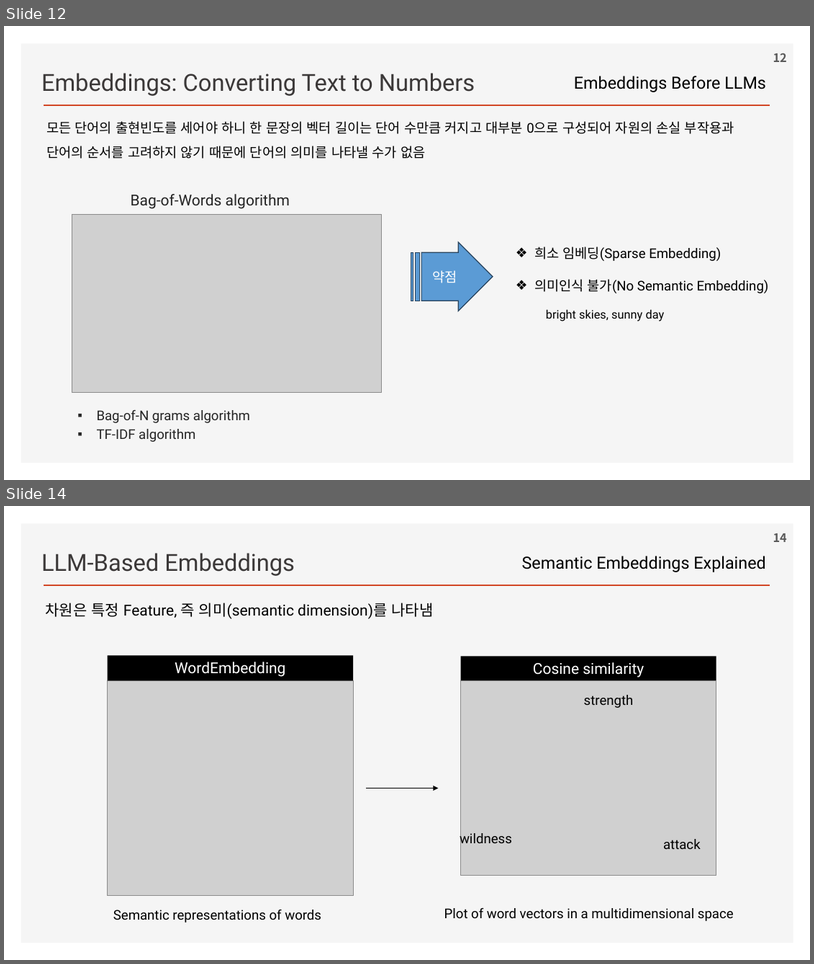
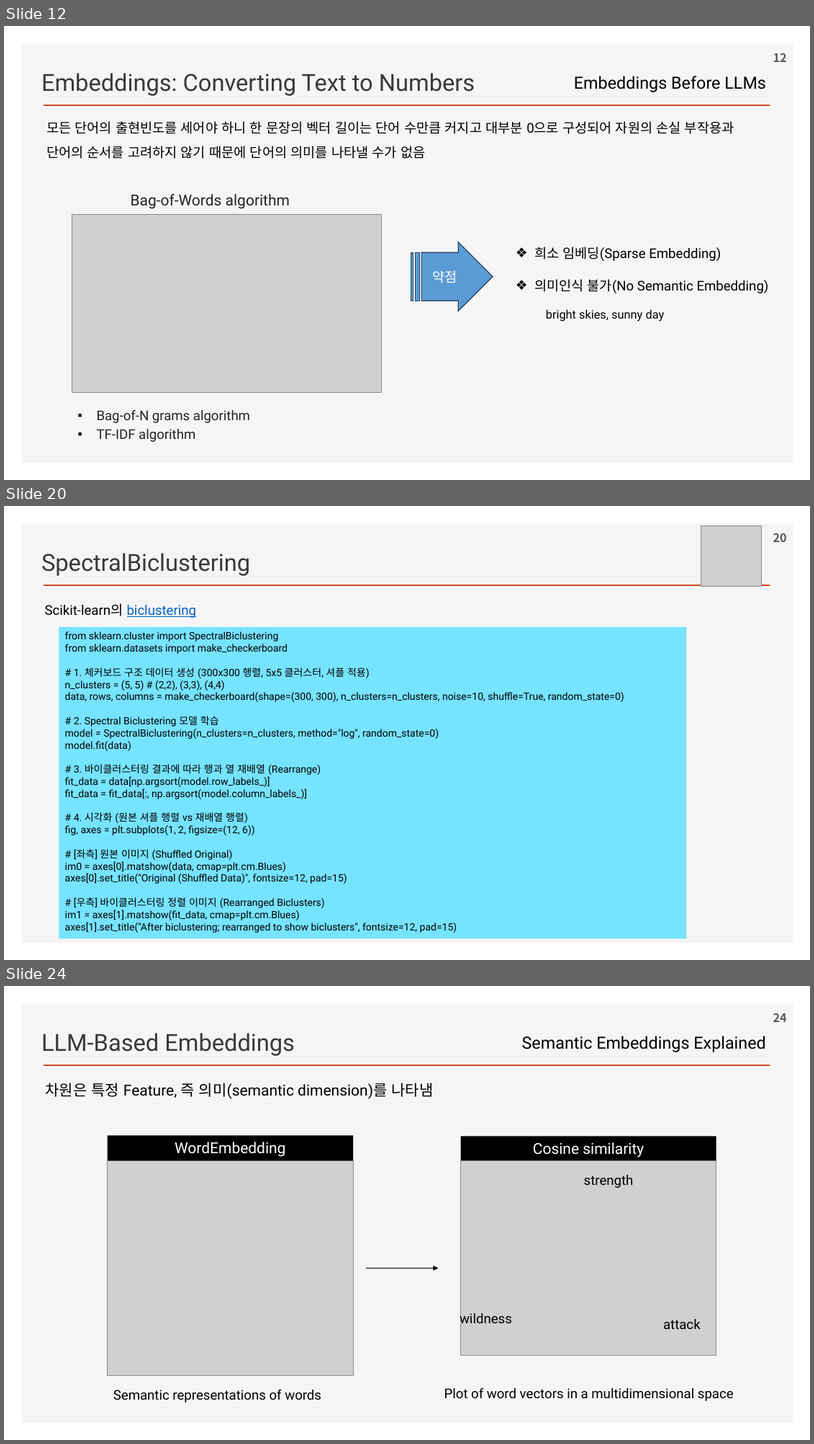
Before and after one commit to ancestor9/2026_Fall_Learning-Langchain-AI-Agent, a slide deck: ppts/CHAPTER 2 RAG Part I_Indexing Your Data.pptx. Shown one above the other, each under a label of ours: slides 12 and 14 before the commit, slides 12, 20 and 24 after it; the slides between them are not shown. The pictures are 814x964 and 814x1444 pixels, drawn with LibreOffice and Linux fonts; fonts in the diff are those of the drawing; grey boxes stand for pictures; background and template pictures are left out. Boxes give left, top, right and bottom in pixels: in the first picture for what was removed or moved away, otherwise in the second. Text is boxed around its words. In the diff, an @@ line names an element or a change of style, - is before the commit and + after.

```diff
--- a/ppts/CHAPTER 2 RAG Part I_Indexing Your Data.pptx
+++ b/ppts/CHAPTER 2 RAG Part I_Indexing Your Data.pptx
@@ slide 20 added at (x1=4, y1=506, x2=810, y2=960), background #FFFFFF; not listed: 2 template elements that a slide beside it also shows @@
@@ picture added at (x1=701, y1=526, x2=761, y2=587) @@
@@ page number added at (x1=774, y1=533, x2=787, y2=542), 14 pt, text #595959, bold @@
+20
@@ text added at (x1=41, y1=553, x2=250, y2=576), 28 pt, text #3B3838 @@
+SpectralBiclustering
@@ text added at (x1=45, y1=603, x2=197, y2=618), 16 pt, text #000000 @@
+Scikit-learn의 biclustering
@@ rectangle added at (x1=59, y1=627, x2=687, y2=939), fill #76E3FF, 12 pt, text #000000 @@
+from sklearn.cluster import SpectralBiclustering
+from sklearn.datasets import make_checkerboard
+# 1. 체커보드 구조 데이터 생성 (300x300 행렬, 5x5 클러스터, 셔플 적용)
+n_clusters = (5, 5) # (2,2), (3,3), (4,4)
+data, rows, columns = make_checkerboard(shape=(300, 300), n_clusters=n_clusters, noise=10, shuffle=True, random_state=0)
+# 2. Spectral Biclustering 모델 학습
+model = SpectralBiclustering(n_clusters=n_clusters, method="log", random_state=0)
+model.fit(data)
+# 3. 바이클러스터링 결과에 따라 행과 열 재배열 (Rearrange)
+fit_data = data[np.argsort(model.row_labels_)]
+fit_data = fit_data[:, np.argsort(model.column_labels_)]
+# 4. 시각화 (원본 셔플 행렬 vs 재배열 행렬)
+fig, axes = plt.subplots(1, 2, figsize=(12, 6))
+# [좌측] 원본 이미지 (Shuffled Original)
+im0 = axes[0].matshow(data, cmap=plt.cm.Blues)
+axes[0].set_title("Original (Shuffled Data)", fontsize=12, pad=15)
+# [우측] 바이클러스터링 정렬 이미지 (Rearranged Biclusters)
+im1 = axes[1].matshow(fit_data, cmap=plt.cm.Blues)
+axes[1].set_title("After biclustering; rearranged to show biclusters", fontsize=12, pad=15)
@@ what was slide 14 is now slide 24 @@
@@ page number at (x1=774, y1=1013, x2=787, y2=1022): text changed @@
-14
+24
```
Also in this commit, not shown: 1 slide changed, 9 other slides added.
